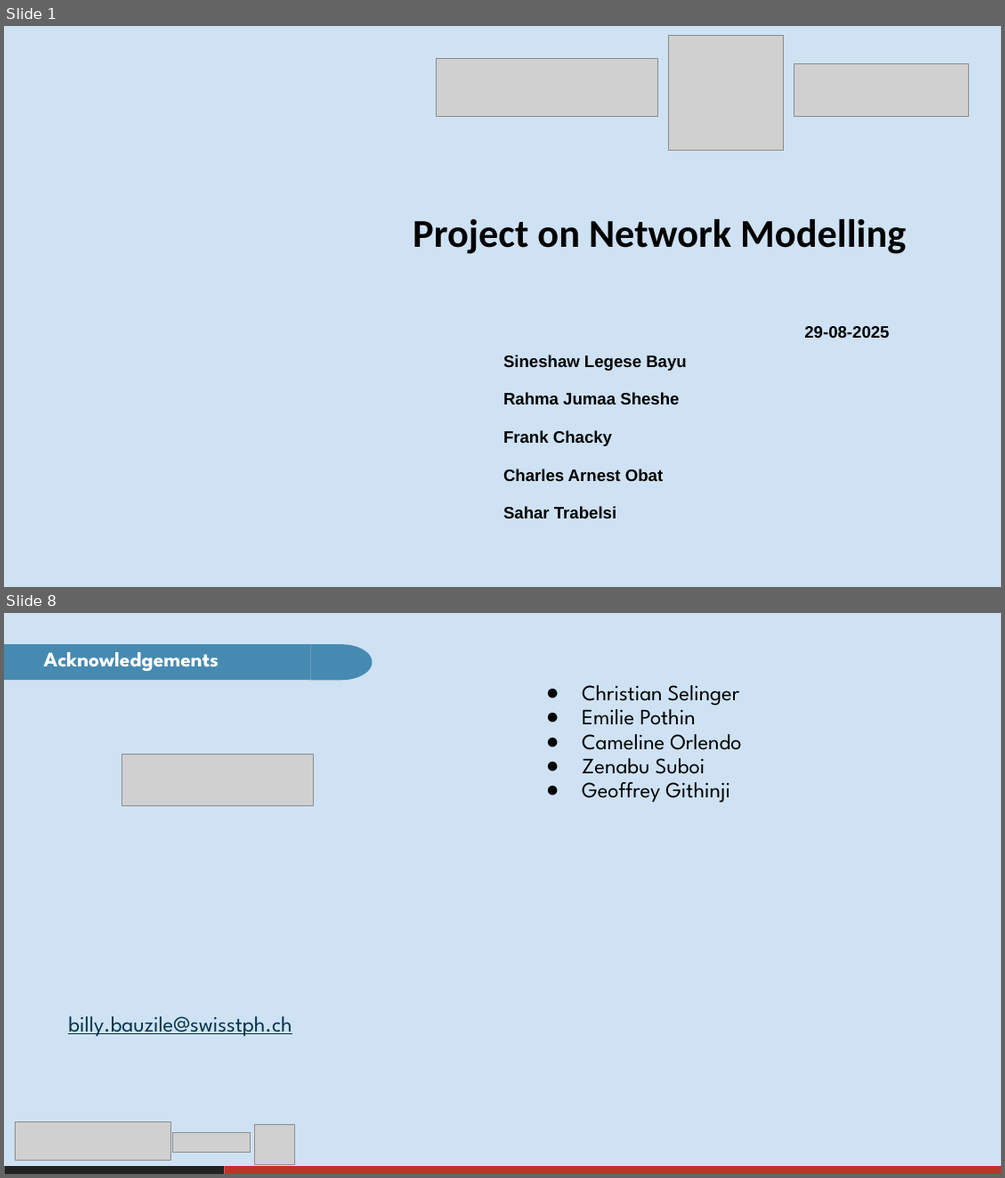
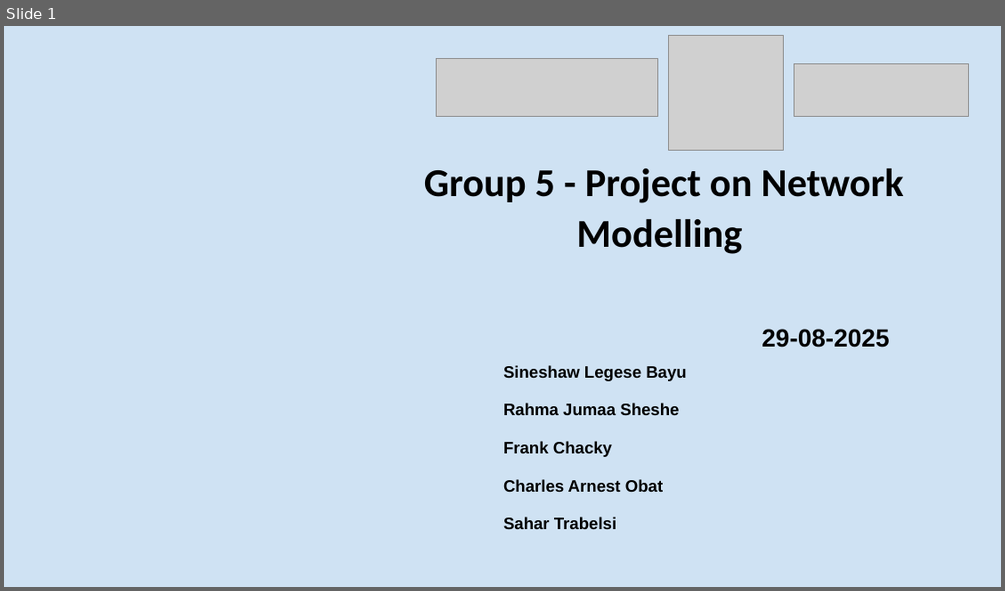
Before and after one commit to sineshawl/Malaria_Training_Network_Modelling, a slide deck: Mathematical Modelling Project - Group 5.pptx. Shown one above the other, each under a label of ours: slides 1 and 8 before the commit, slide 1 after it; the slides between them are not shown. The pictures are 1005x1178 and 1005x591 pixels, drawn with LibreOffice and Linux fonts; fonts in the diff are those of the drawing; grey boxes stand for pictures; background and template pictures are left out. Boxes give left, top, right and bottom in pixels: in the first picture for what was removed or moved away, otherwise in the second. Text is boxed around its words. In the diff, an @@ line names an element or a change of style, - is before the commit and + after.

```diff
--- a/Mathematical Modelling Project - Group 5.pptx
+++ b/Mathematical Modelling Project - Group 5.pptx
@@ slide 8 removed at (x1=4, y1=613, x2=1001, y2=1174), background #CFE2F3 @@
@@ rectangle removed at (x1=4, y1=644, x2=310, y2=681) @@
@@ text removed at (x1=44, y1=652, x2=218, y2=671) @@
-Acknowledgements
@@ flow chart delay removed at (x1=310, y1=644, x2=372, y2=681) @@
@@ text removed at (x1=582, y1=685, x2=741, y2=803) @@
-● Christian Selinger
-● Emilie Pothin
-● Cameline Orlendo
-● Zenabu Suboi
-● Geoffrey Githinji
@@ picture removed at (x1=122, y1=754, x2=314, y2=806) @@
@@ rectangle removed at (x1=34, y1=803, x2=317, y2=966) @@
@@ text removed at (x1=68, y1=1016, x2=291, y2=1036) @@
-billy.bauzile@swisstph.ch
@@ picture removed at (x1=15, y1=1121, x2=170, y2=1159) @@
@@ picture removed at (x1=172, y1=1132, x2=250, y2=1152) @@
@@ picture removed at (x1=254, y1=1124, x2=295, y2=1164) @@
@@ rectangle removed at (x1=4, y1=1166, x2=224, y2=1174) @@
@@ rectangle removed at (x1=224, y1=1166, x2=1001, y2=1174) @@
@@ slide 1 changed as well @@
@@ text at (x1=424, y1=168, x2=904, y2=254): text changed @@
-Project on Network Modelling
+Group 5 - Project on Network Modelling
@@ text at (x1=761, y1=329, x2=889, y2=347): size 16 to 24 pt in "29-08-2025" @@
```
Also in this commit, not shown: 2 other slides changed, 14 slides added, 4 other slides removed, 7 other files.
